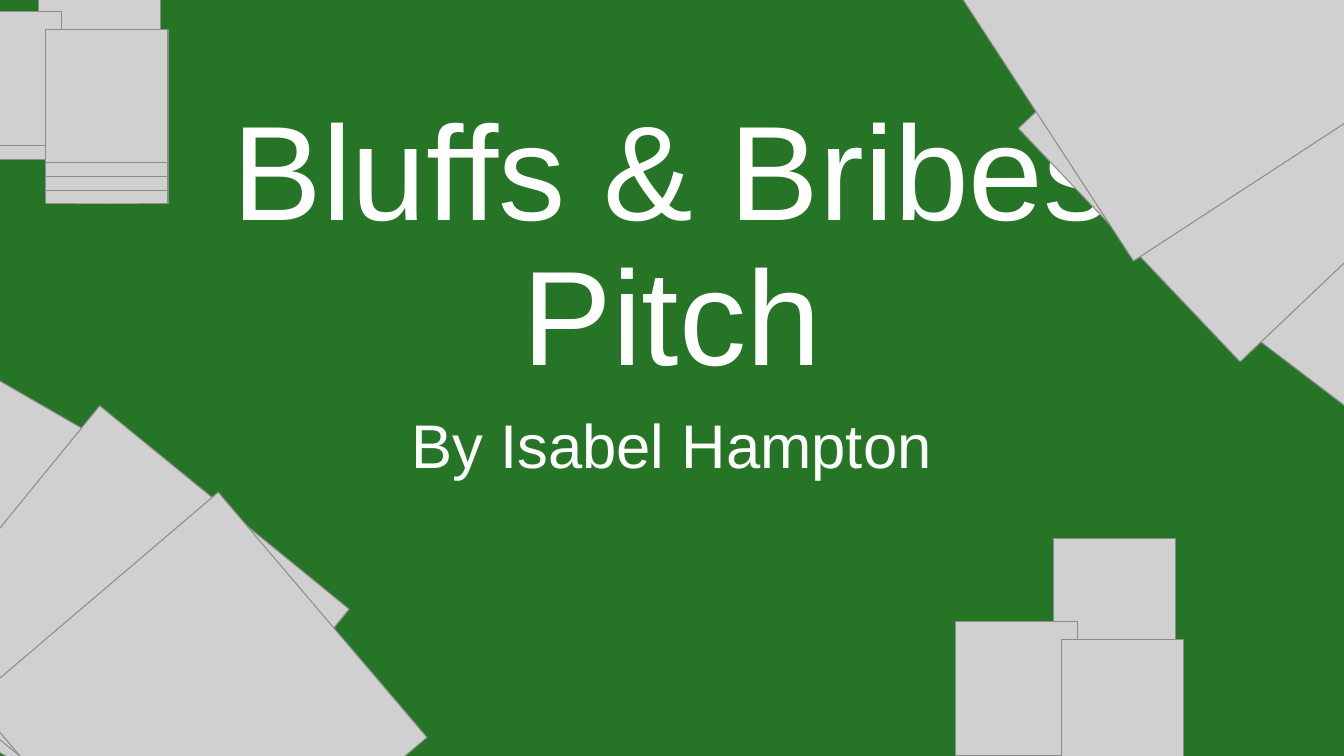
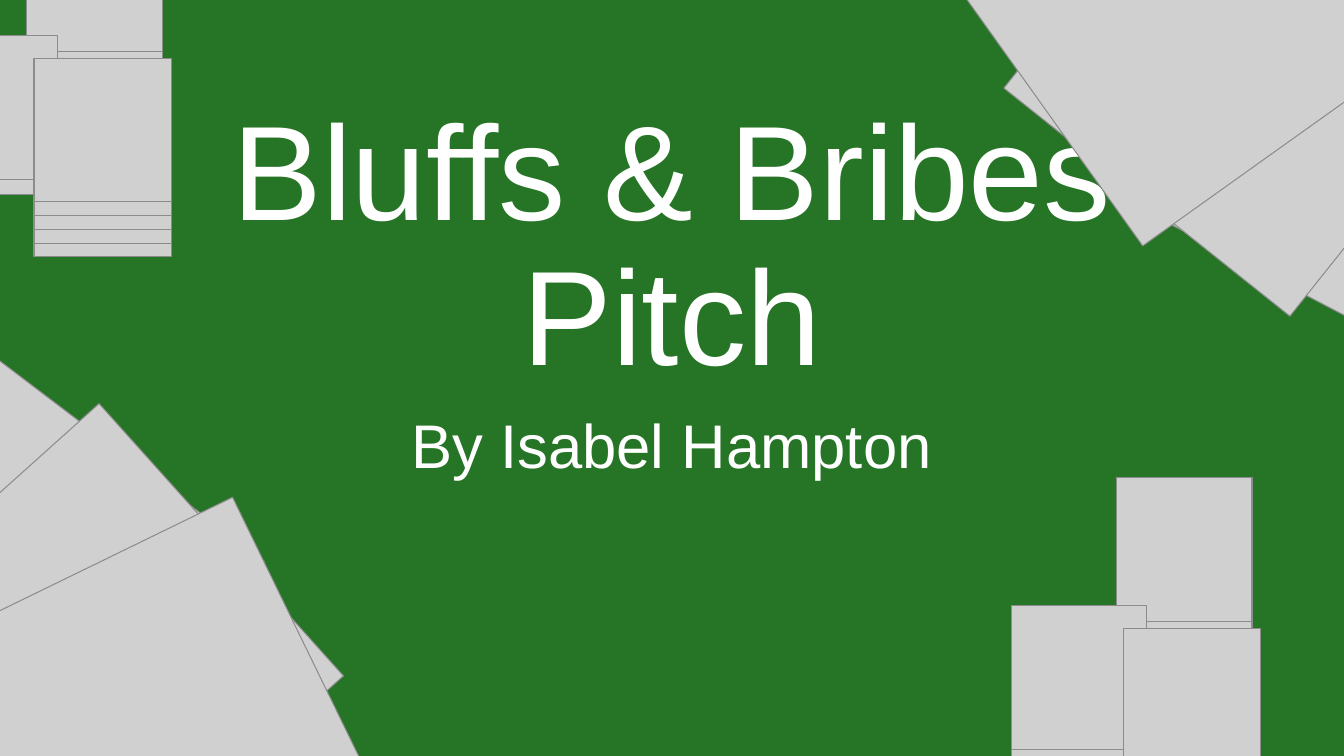
Before and after one commit to IsabelHampton/bluffs-and-bribes, a slide deck: slide 1 of Docs/Bluffs & Bribes Pitch.pptx. Drawn at 1344x756 pixels with LibreOffice and Linux fonts; fonts in the diff are those of the drawing; grey boxes stand for pictures. Boxes give left, top, right and bottom in pixels: in the first picture for what was removed or moved away, otherwise in the second. Text is boxed around its words. In the diff, an @@ line names an element or a change of style, - is before the commit and + after.

```diff
--- a/Docs/Bluffs & Bribes Pitch.pptx
+++ b/Docs/Bluffs & Bribes Pitch.pptx
@@ picture removed at [0,11,62,146] @@
@@ picture: place and size @@
-picture at [38,0,160,105]
+picture at [27,0,162,113]
@@ picture: place and size @@
-picture at [38,0,160,91]
+picture at [27,0,162,98]
@@ picture: place and size @@
-picture at [38,0,160,77]
+picture at [27,0,162,83]
@@ picture: place and size @@
-picture at [38,0,160,64]
+picture at [27,0,162,68]
@@ picture: place and size @@
-picture at [38,0,160,118]
+picture at [27,0,162,128]
@@ picture removed at [45,29,167,163] @@
@@ picture at [930,0,1344,246]: rotation 236 to 234 degrees @@
@@ picture at [1004,0,1344,316]: rotation 226 to 218 degrees @@
@@ picture at [1102,0,1344,357]: rotation 217 to 207 degrees @@
@@ picture: place and size @@
-picture at [0,25,62,160]
+picture at [0,35,56,179]
@@ picture: place and size @@
-picture at [45,56,167,191]
+picture at [34,58,171,202]
@@ picture removed at [45,42,167,176] @@
@@ picture: place and size @@
-picture at [45,71,167,205]
+picture at [34,73,171,216]
@@ group added at [0,0,171,257]: 5 pictures @@
@@ picture at [0,341,264,756]: rotation 30 to 37 degrees @@
@@ picture at [0,403,344,756]: rotation 39 to 48 degrees @@
@@ picture at [0,498,393,756]: rotation 49 to 64 degrees @@
@@ group added at [1011,478,1261,756]: 13 pictures @@
@@ group removed at [956,538,1184,756]: 11 pictures @@
```
Also in this commit, not shown: 20 other slides changed, 1 other file.
